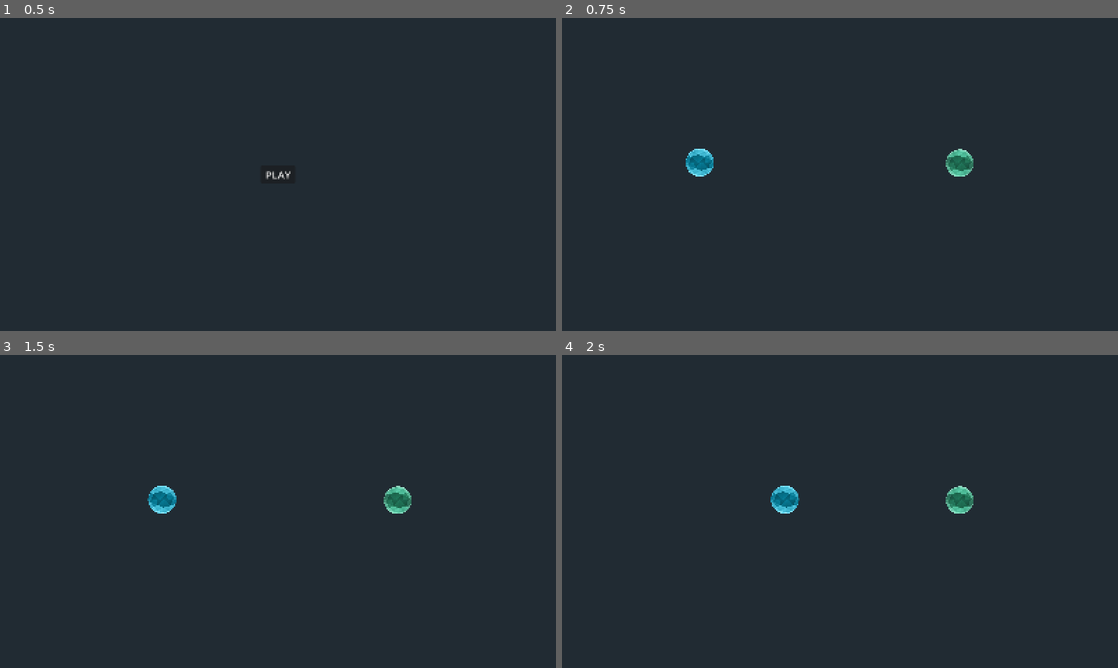
Above: before the commit, frames 1-4 (two rows, left to right).
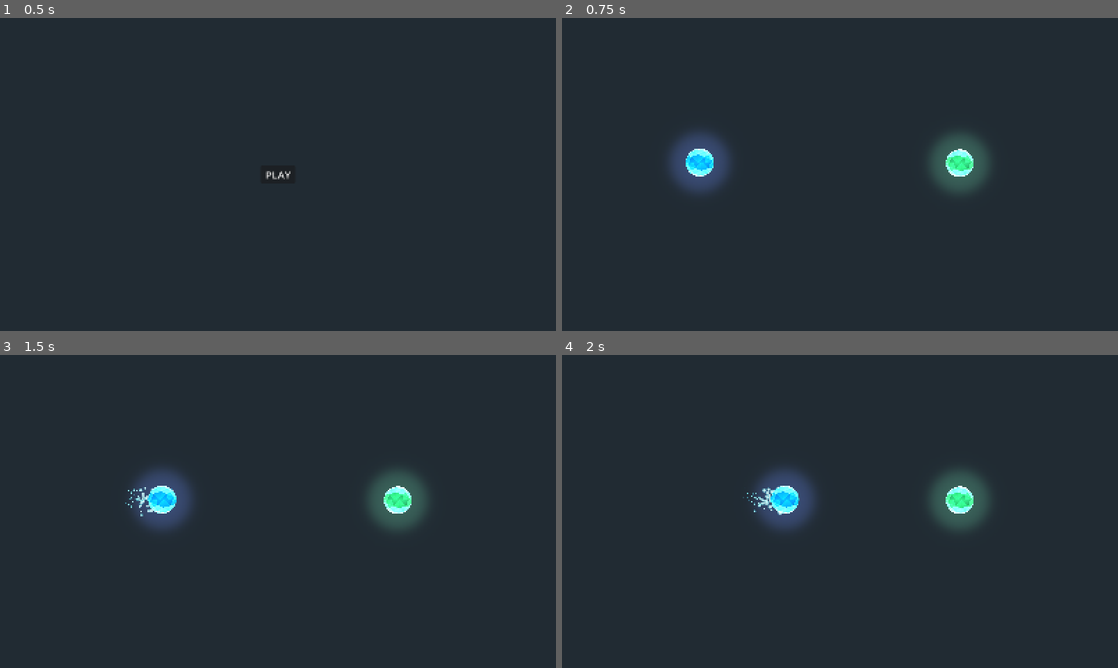
Above: after the commit, the same moments.

Repository: thehaudedai/project-remnants
Game: Godot game, scene res://scenes/ui_and_resusable/main_menu.tscn
Same seed, same stepped clock (60 frames per second), same inputs: the game is played once before the commit and once after it.
Inputs:
- Up to frame 1 (0.5 s): no input
- Up to frame 2 (0.75 s): click "PLAY" at 0.5 s
- Up to frame 3 (1.5 s): tap Enter at 1.25 s; hold D (blue_right) from 1.28 s (still down)
- Up to frame 4 (2 s): keep holding D (blue_right)

Frame 1 is identical in both runs. In frame 2, 3.2% of the frame differs, in the area x 19-77%, y 36-56%; in frame 3, 3.3%; in frame 4, 3.3%, in the area x 32-77%, y 36-56%.

Commit message:
Added Glow Effect & Trail To the Orbs

Diff:
--- a/scenes/game_elements/blue_orb.tscn
+++ b/scenes/game_elements/blue_orb.tscn
@@ -1,10 +1,8 @@
-[gd_scene load_steps=6 format=3 uid="uid://dvhf3g4v8gk08"]
+[gd_scene load_steps=8 format=3 uid="uid://dvhf3g4v8gk08"]
 
 [ext_resource type="Script" uid="uid://8jrxu6trhk6h" path="res://scripts/script_game_elements/blue_orb.gd" id="1_r3ahk"]
 [ext_resource type="Texture2D" uid="uid://btvniocw1k7ve" path="res://assets/sprites/blue_orb.png" id="1_v2r4k"]
-
-[sub_resource type="CircleShape2D" id="CircleShape2D_r3ahk"]
-radius = 40.335785
+[ext_resource type="Texture2D" uid="uid://0lw05qmpjb8q" path="res://assets/sprites/circle.png" id="3_ph7by"]
 
 [sub_resource type="Curve" id="Curve_r3ahk"]
 _data = [Vector2(0, 1), 0.0, 0.0, 0, 0, Vector2(1, 0.516854), 0.0, 0.0, 0, 0]
@@ -14,9 +12,55 @@
 offsets = PackedFloat32Array(0.006849315, 0.37671232, 0.7123288, 1)
 colors = PackedColorArray(0.015686275, 0.39215687, 0.47843137, 1, 0.025840001, 0.45895782, 0.5563933, 0.86200005, 0.28707156, 0.75668746, 0.8586215, 0.82900006, 0.5563933, 0.89420825, 0.96489865, 0.48100004)
 
+[sub_resource type="Curve" id="Curve_ph7by"]
+_data = [Vector2(0, 1), 0.0, 0.0, 0, 0, Vector2(1, 0), 0.0, 0.0, 0, 0]
+point_count = 2
+
+[sub_resource type="CircleShape2D" id="CircleShape2D_r3ahk"]
+radius = 40.335785
+
 [node name="BlueOrb" type="CharacterBody2D"]
 z_index = 2
 script = ExtResource("1_r3ahk")
+
+[node name="Particles" type="Node2D" parent="."]
+
+[node name="ExplosionEffect" type="CPUParticles2D" parent="Particles"]
+position = Vector2(40.333336, 40.555557)
+emitting = false
+amount = 30
+texture = ExtResource("3_ph7by")
+one_shot = true
+explosiveness = 1.0
+spread = 180.0
+gravity = Vector2(0, 0)
+initial_velocity_min = 100.0
+initial_velocity_max = 400.0
+scale_amount_min = 0.05
+scale_amount_max = 0.1
+scale_amount_curve = SubResource("Curve_r3ahk")
+color = Color(2.1168277, 2.1168277, 2.1168277, 1)
+color_ramp = SubResource("Gradient_r3ahk")
+
+[node name="ExplosionEffectTimer" type="Timer" parent="Particles/ExplosionEffect"]
+one_shot = true
+
+[node name="TrailEffect" type="CPUParticles2D" parent="Particles"]
+position = Vector2(40.333336, 40.555557)
+emitting = false
+amount = 100
+texture = ExtResource("3_ph7by")
+lifetime = 0.3
+emission_shape = 1
+emission_sphere_radius = 37.14
+direction = Vector2(0, 1)
+gravity = Vector2(0, 0)
+initial_velocity_min = 80.0
+initial_velocity_max = 150.0
+scale_amount_min = 0.05
+scale_amount_max = 0.07
+scale_amount_curve = SubResource("Curve_ph7by")
+color = Color(0.5730574, 1.4125248, 1.5937772, 1)
 
 [node name="Sprite2D" type="Sprite2D" parent="."]
 scale = Vector2(0.13, 0.13)
@@ -29,25 +73,15 @@
 shape = SubResource("CircleShape2D_r3ahk")
 debug_color = Color(0, 0.60038817, 0.70000815, 0)
 
-[node name="Particles" type="Node2D" parent="."]
+[node name="OrbLight" type="PointLight2D" parent="."]
+position = Vector2(40.333336, 40.555557)
+color = Color(0.9302129, 0.9302129, 1.5720325, 1)
+range_z_min = -100
+range_z_max = 100
+texture = ExtResource("3_ph7by")
 
-[node name="ExplosionEffect" type="CPUParticles2D" parent="Particles"]
-position = Vector2(40.333336, 40.555557)
-emitting = false
-amount = 30
-texture = ExtResource("1_v2r4k")
-one_shot = true
-explosiveness = 1.0
-spread = 180.0
-gravity = Vector2(0, 0)
-initial_velocity_min = 100.0
-initial_velocity_max = 400.0
-scale_amount_min = 0.01
-scale_amount_max = 0.02
-scale_amount_curve = SubResource("Curve_r3ahk")
-color_ramp = SubResource("Gradient_r3ahk")
-
-[node name="ExplosionEffectTimer" type="Timer" parent="Particles/ExplosionEffect"]
-one_shot = true
+[node name="FlickerTimer" type="Timer" parent="OrbLight"]
+wait_time = 0.1
 
 [connection signal="timeout" from="Particles/ExplosionEffect/ExplosionEffectTimer" to="." method="_on_explosion_effect_timer_timeout"]
+[connection signal="timeout" from="OrbLight/FlickerTimer" to="." method="_on_flicker_timer_timeout"]
--- a/scenes/game_elements/erasure_pulse.tscn
+++ b/scenes/game_elements/erasure_pulse.tscn
@@ -1,7 +1,8 @@
-[gd_scene load_steps=4 format=3 uid="uid://haihkojs2eh1"]
+[gd_scene load_steps=5 format=3 uid="uid://haihkojs2eh1"]
 
 [ext_resource type="Script" uid="uid://dydsgr0335dqe" path="res://scripts/script_game_elements/erasure_pulse.gd" id="1_p2m8o"]
 [ext_resource type="Texture2D" uid="uid://ipxvncyobaet" path="res://assets/sprites/erasure_pulse.png" id="1_qp1b3"]
+[ext_resource type="Texture2D" uid="uid://0lw05qmpjb8q" path="res://assets/sprites/circle.png" id="3_a2g7w"]
 
 [sub_resource type="CapsuleShape2D" id="CapsuleShape2D_qp1b3"]
 radius = 4.0
@@ -18,5 +19,23 @@
 rotation = 1.5707964
 shape = SubResource("CapsuleShape2D_qp1b3")
 
+[node name="PointLight2D" type="PointLight2D" parent="."]
+position = Vector2(-25.999998, -9.536743e-07)
+scale = Vector2(0.056523435, 0.055390626)
+color = Color(1.8247963, 1.0832684, 1.0832684, 1)
+energy = 2.0
+range_z_min = -100
+range_z_max = 100
+texture = ExtResource("3_a2g7w")
+
+[node name="PointLight2D2" type="PointLight2D" parent="."]
+position = Vector2(26.999998, -1.1368684e-13)
+scale = Vector2(0.056523435, 0.055390626)
+color = Color(1.8247963, 1.0832684, 1.0832684, 1)
+energy = 2.0
+range_z_min = -100
+range_z_max = 100
+texture = ExtResource("3_a2g7w")
+
 [connection signal="area_entered" from="." to="." method="_on_area_entered"]
 [connection signal="body_entered" from="." to="." method="_on_body_entered"]
--- a/scenes/game_elements/green_orb.tscn
+++ b/scenes/game_elements/green_orb.tscn
@@ -1,10 +1,8 @@
-[gd_scene load_steps=6 format=3 uid="uid://c8u5reyum8fyf"]
+[gd_scene load_steps=8 format=3 uid="uid://c8u5reyum8fyf"]
 
 [ext_resource type="Texture2D" uid="uid://bdrtaudyw1vwr" path="res://assets/sprites/green_orb.png" id="1_g04eb"]
 [ext_resource type="Script" uid="uid://0mw5hee7duru" path="res://scripts/script_game_elements/green_orb.gd" id="1_x7y2n"]
-
-[sub_resource type="CircleShape2D" id="CircleShape2D_x7y2n"]
-radius = 40.335785
+[ext_resource type="Texture2D" uid="uid://0lw05qmpjb8q" path="res://assets/sprites/circle.png" id="3_6v18j"]
 
 [sub_resource type="Curve" id="Curve_x7y2n"]
 _data = [Vector2(0, 1), 0.0, 0.0, 0, 0, Vector2(1, 0.516854), 0.0, 0.0, 0, 0]
@@ -14,9 +12,54 @@
 offsets = PackedFloat32Array(0, 0.37671232, 0.6712329, 1)
 colors = PackedColorArray(0.09803922, 0.37254903, 0.2784314, 1, 0.12315822, 0.42358288, 0.32086813, 0.86200005, 0.34580213, 0.77664757, 0.6390162, 0.82900006, 0.6196782, 0.9058309, 0.7923846, 0.48100004)
 
+[sub_resource type="Curve" id="Curve_j1t0g"]
+_data = [Vector2(0, 1), 0.0, 0.0, 0, 0, Vector2(1, 0), 0.0, 0.0, 0, 0]
+point_count = 2
+
+[sub_resource type="CircleShape2D" id="CircleShape2D_x7y2n"]
+radius = 40.335785
+
 [node name="GreenOrb" type="CharacterBody2D"]
 z_index = 2
 script = ExtResource("1_x7y2n")
+
+[node name="Particles" type="Node2D" parent="."]
+
+[node name="ExplosionEffect" type="CPUParticles2D" parent="Particles"]
+position = Vector2(40.333336, 40.555557)
+emitting = false
+amount = 30
+texture = ExtResource("3_6v18j")
+one_shot = true
+explosiveness = 1.0
+spread = 180.0
+gravity = Vector2(0, 0)
+initial_velocity_min = 100.0
+initial_velocity_max = 400.0
+scale_amount_min = 0.05
+scale_amount_max = 0.1
+scale_amount_curve = SubResource("Curve_x7y2n")
+color_ramp = SubResource("Gradient_6v18j")
+
+[node name="ExplosionEffectTimer" type="Timer" parent="Particles/ExplosionEffect"]
+one_shot = true
+
+[node name="TrailEffect" type="CPUParticles2D" parent="Particles"]
+position = Vector2(40.333336, 40.555557)
+emitting = false
+amount = 100
+texture = ExtResource("3_6v18j")
+lifetime = 0.3
+emission_shape = 1
+emission_sphere_radius = 37.14
+direction = Vector2(0, 1)
+gravity = Vector2(0, 0)
+initial_velocity_min = 80.0
+initial_velocity_max = 150.0
+scale_amount_min = 0.05
+scale_amount_max = 0.07
+scale_amount_curve = SubResource("Curve_j1t0g")
+color = Color(0.33333334, 0.7647059, 0.627451, 1)
 
 [node name="Sprite2D" type="Sprite2D" parent="."]
 scale = Vector2(0.13, 0.13)
@@ -29,25 +72,15 @@
 shape = SubResource("CircleShape2D_x7y2n")
 debug_color = Color(0, 0.60038817, 0.70000815, 0)
 
-[node name="Particles" type="Node2D" parent="."]
+[node name="OrbLight" type="PointLight2D" parent="."]
+position = Vector2(40.333336, 40.555557)
+color = Color(0.9302129, 1.5720325, 0.9302129, 1)
+range_z_min = -100
+range_z_max = 100
+texture = ExtResource("3_6v18j")
 
-[node name="ExplosionEffect" type="CPUParticles2D" parent="Particles"]
-position = Vector2(40.333336, 40.555557)
-emitting = false
-amount = 30
-texture = ExtResource("1_g04eb")
-one_shot = true
-explosiveness = 1.0
-spread = 180.0
-gravity = Vector2(0, 0)
-initial_velocity_min = 100.0
-initial_velocity_max = 400.0
-scale_amount_min = 0.01
-scale_amount_max = 0.02
-scale_amount_curve = SubResource("Curve_x7y2n")
-color_ramp = SubResource("Gradient_6v18j")
-
-[node name="ExplosionEffectTimer" type="Timer" parent="Particles/ExplosionEffect"]
-one_shot = true
+[node name="FlickerTimer" type="Timer" parent="OrbLight"]
+wait_time = 0.1
 
 [connection signal="timeout" from="Particles/ExplosionEffect/ExplosionEffectTimer" to="." method="_on_explosion_effect_timer_timeout"]
+[connection signal="timeout" from="OrbLight/FlickerTimer" to="." method="_on_flicker_timer_timeout"]
--- a/scripts/script_game_elements/blue_orb.gd
+++ b/scripts/script_game_elements/blue_orb.gd
@@ -3,6 +3,10 @@
 # -------------------------------------------------------------------------------
 # Game Elements
 @onready var explosion_effect: CPUParticles2D = $Particles/ExplosionEffect
+@onready var trail_effect: CPUParticles2D = $Particles/TrailEffect
+@onready var orb_light: PointLight2D = $OrbLight
+@onready var flicker_timer: Timer = $OrbLight/FlickerTimer
+
 @onready var sprite_2d: Sprite2D = $Sprite2D
 @onready var collision_shape_2d: CollisionShape2D = $CollisionShape2D
 @onready var explosion_effect_timer: Timer = $Particles/ExplosionEffect/ExplosionEffectTimer
@@ -16,6 +20,8 @@
 var SPEED = baseSPEED
 var current_stage = 1
 var can_move = true
+var flicker_base_energy = 1.0
+var is_flickering = false
 
 # Signal
 signal blue_orb_shattered
@@ -41,6 +47,13 @@
 		velocity = direction * SPEED
 	else:
 		velocity = Vector2.ZERO
+
+	if velocity.length() > 0:
+		var dir = -velocity.normalized()  # Opposite direction of movement
+		trail_effect.direction = dir
+		trail_effect.emitting = true
+	else:
+		trail_effect.emitting = false
 
 	move_and_slide()
 	# -------------------------------------------------------------------------------
@@ -68,20 +81,29 @@
 	if stage_number == 1:
 		SPEED = baseSPEED
 		scale = Vector2(1, 1)
+		orb_light.energy = 1
+		stop_flicker()
 		current_stage = 1
 	elif stage_number == 2:
 		SPEED = baseSPEED + baseSPEED*0.5
 		scale = Vector2(0.7, 0.7)
+		orb_light.energy = 0.7
+		stop_flicker()
 		current_stage = 2
 	elif stage_number == 3:
 		SPEED = baseSPEED + baseSPEED*0.75
 		scale = Vector2(0.5, 0.5)
+		orb_light.energy = 0.4
+		start_flicker()
 		current_stage = 3
 	elif stage_number == 4:
 		explosion_effect.emitting = true
 		explosion_effect_timer.start(1)
+		can_move = false
 		sprite_2d.visible = false
 		collision_shape_2d.disabled = true
+		stop_flicker()
+		orb_light.enabled = false
 		current_stage = 4
 # -------------------------------------------------------------------------------
 
@@ -96,7 +118,28 @@
 
 
 # -------------------------------------------------------------------------------
+func start_flicker():
+	if is_flickering:
+		return
+	is_flickering = true
+	flicker_base_energy = orb_light.energy
+	flicker_timer.start()
 
+func stop_flicker():
+	is_flickering = false
+	flicker_timer.stop()
+	orb_light.energy = flicker_base_energy
+# -------------------------------------------------------------------------------
+
+
+# -------------------------------------------------------------------------------
+func _on_flicker_timer_timeout() -> void:
+	if not is_flickering:
+		return
+
+	var flicker_energy = randf_range(0, 0.4)
+	orb_light.energy = clamp(flicker_base_energy + flicker_energy, 0.2, 2.0)
+	orb_light.enabled = !orb_light.enabled
 # -------------------------------------------------------------------------------
 
 
--- a/scripts/script_game_elements/green_orb.gd
+++ b/scripts/script_game_elements/green_orb.gd
@@ -3,6 +3,10 @@
 # -------------------------------------------------------------------------------
 # Game Elements
 @onready var explosion_effect: CPUParticles2D = $Particles/ExplosionEffect
+@onready var trail_effect: CPUParticles2D = $Particles/TrailEffect
+@onready var orb_light: PointLight2D = $OrbLight
+@onready var flicker_timer: Timer = $OrbLight/FlickerTimer
+
 @onready var sprite_2d: Sprite2D = $Sprite2D
 @onready var collision_shape_2d: CollisionShape2D = $CollisionShape2D
 @onready var explosion_effect_timer: Timer = $Particles/ExplosionEffect/ExplosionEffectTimer
@@ -16,6 +20,8 @@
 var SPEED = baseSPEED
 var current_stage = 1
 var can_move = true
+var flicker_base_energy = 1.0
+var is_flickering = false
 
 # Signal
 signal green_orb_shattered
@@ -41,6 +47,13 @@
 		velocity = direction * SPEED
 	else:
 		velocity = Vector2.ZERO
+
+	if velocity.length() > 0:
+		var dir = -velocity.normalized()  # Opposite direction of movement
+		trail_effect.direction = dir
+		trail_effect.emitting = true
+	else:
+		trail_effect.emitting = false
 
 	move_and_slide()
 	# -------------------------------------------------------------------------------
@@ -68,20 +81,29 @@
 	if stage_number == 1:
 		SPEED = baseSPEED
 		scale = Vector2(1, 1)
+		orb_light.energy = 1
+		stop_flicker()
 		current_stage = 1
 	elif stage_number == 2:
 		SPEED = baseSPEED + baseSPEED*0.5
 		scale = Vector2(0.7, 0.7)
+		orb_light.energy = 0.7
+		stop_flicker()
 		current_stage = 2
 	elif stage_number == 3:
 		SPEED = baseSPEED + baseSPEED*0.75
 		scale = Vector2(0.5, 0.5)
+		orb_light.energy = 0.4
+		start_flicker()
 		current_stage = 3
 	elif stage_number == 4:
 		explosion_effect.emitting = true
 		explosion_effect_timer.start(1)
+		can_move = false
 		sprite_2d.visible = false
 		collision_shape_2d.disabled = true
+		stop_flicker()
+		orb_light.enabled = false
 		current_stage = 4
 # -------------------------------------------------------------------------------
 
@@ -96,11 +118,32 @@
 
 
 # -------------------------------------------------------------------------------
+func start_flicker():
+	if is_flickering:
+		return
+	is_flickering = true
+	flicker_base_energy = orb_light.energy
+	flicker_timer.start()
 
+func stop_flicker():
+	is_flickering = false
+	flicker_timer.stop()
+	orb_light.energy = flicker_base_energy
 # -------------------------------------------------------------------------------
 
 
 # -------------------------------------------------------------------------------
+func _on_flicker_timer_timeout() -> void:
+	if not is_flickering:
+		return
+
+	var flicker_energy = randf_range(0, 0.4)
+	orb_light.energy = clamp(flicker_base_energy + flicker_energy, 0.2, 2.0)
+	orb_light.enabled = !orb_light.enabled
+# -------------------------------------------------------------------------------
+
+
+# -------------------------------------------i------------------------------------
 func _on_explosion_effect_timer_timeout() -> void:
 	emit_signal("green_orb_shattered")
 # -------------------------------------------------------------------------------
Not shown, added: assets/sounds/background.wav.import
Binary file added: assets/sprites/circle.png
Not shown, added: assets/sprites/circle.png.import
Not shown, added: assets/sounds/background.wav
